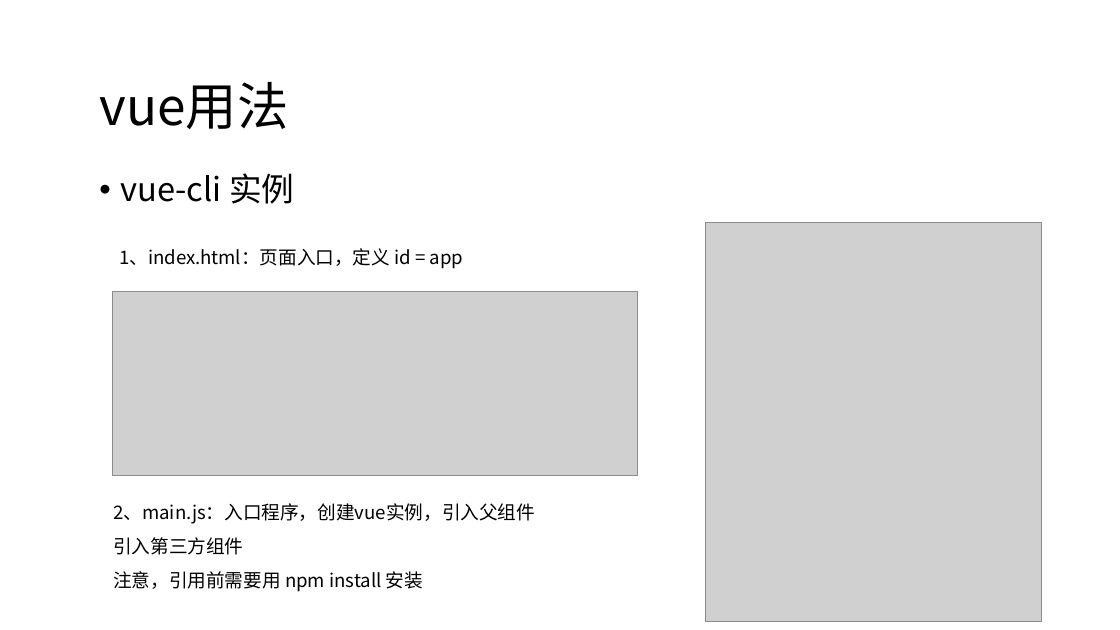
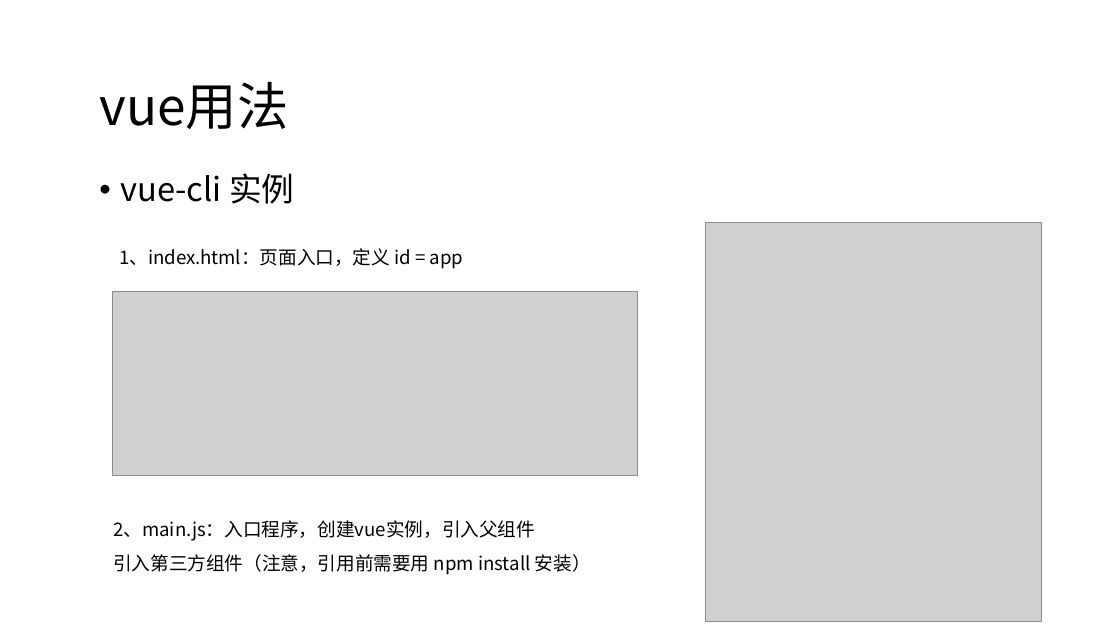
Before and after one commit to candisecandise/gitpractice, a slide deck: slide 30 of 前后端分离初探.pptx. Drawn at 1120x630 pixels with LibreOffice and Linux fonts; fonts in the diff are those of the drawing; grey boxes stand for pictures. Boxes give left, top, right and bottom in pixels: in the first picture for what was removed or moved away, otherwise in the second. Text is boxed around its words. In the diff, an @@ line names an element or a change of style, - is before the commit and + after.

```diff
--- a/前后端分离初探.pptx
+++ b/前后端分离初探.pptx
@@ text "2、main.js：入口程序，创建vue实例，引入父组件": place and size @@
-text "2、main.js：入口程序，创建vue实例，引入父组件" at (113,503,535,592)
+text "2、main.js：入口程序，创建vue实例，引入父组件" at (113,520,591,575)
@@ text at (113,554,591,575): text changed @@
-引入第三方组件
-注意，引用前需要用 npm install 安装
+引入第三方组件（注意，引用前需要用 npm install 安装）
```
Also in this commit, not shown: 13 other slides changed.
